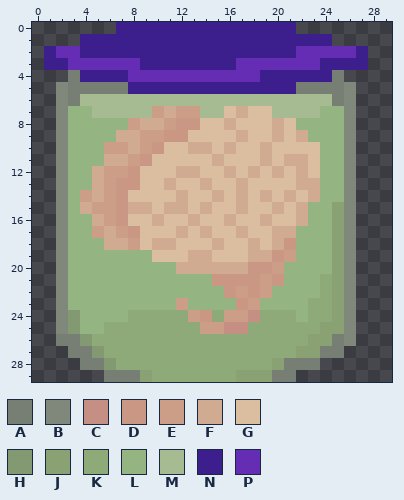
Pixel-art sprite, stored at react_main/src/images/roles/cult/psion-vivid.png. The picture above was drawn from the file before the commit.
The file is 30x30 pixels. Colours within 5 levels of each other are drawn and written as one.
Palette (. is transparent): A #777f74  B #80887c  C #c58f84  D #ca9785  E #cc9e87  F #d1aa92  G #dbbd9f  H #839971  J #8aa173  K #8eaa78  L #94b481  M #a6bb91  N #3c1f8d  P #652db4
After:
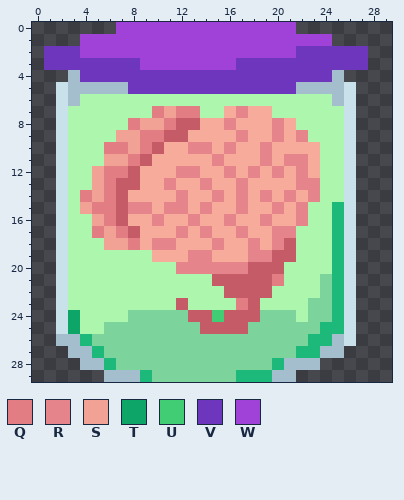
Colours new in this view: Q #e37d84  R #e5848a  S #f1a294  T #0da568  U #41cd74  V #6e35bd  W #a042d8
What changed:
colour A: #777f74 -> #a4becd
colour B: #80887c -> #c9e1eb
colour D: #ca9785 -> #c55b66
colour G: #dbbd9f -> #f7ac9b
colour J: #8aa173 -> #1db97a
colour K: #8eaa78 -> #7dd39c
colour L: #94b481 -> #acf6ad
y 0: x 7..21 NNNNNNNNNNNNNNN -> WWWWWWWWWWWWWWW
y 1: x 4..24 NNNNNNNNNNNNNNNNNNNNN -> WWWWWWWWWWWWWWWWWWWWW
y 2: x 1..27 NPPNNNNNNNNNNNNNNNNNNPPPPPN -> VVVWWWWWWWWWWWWWWWWWWVVVVVV
y 3: x 1..27 NNPPPPPPNNNNNNNNPPPPPPPNNNN -> VVVVVVVVWWWWWWWWVVVVVVVVVVV
y 4: x 4..24 NNNNPPPPPPPPPPPNNNNNN -> VVVVVVVVVVVVVVVVVVVVV
y 5: x 8..21 NNNNNNNNNNNNNN -> VVVVVVVVVVVVVV
y 6: x 4..24 MMMMMMMMMMMMMMMMMMMMM -> LLLLLLLLLLLLLLLLLLLLL
y 7: x 5..15 MMMMMEFEEMM -> LLLLLQSQQLL; x 17 F -> R; x 20..23 MMMM -> LLLL
y 8: x 8..11 EFFE -> QSSQ; x 16 F -> R; x 20 F -> R
y 9: x 7..10 FFEE -> SSQQ; x 17 F -> R; x 20 F -> R; x 22 F -> R
y 10: x 6..9 EEFE -> QQSQ; x 13..14 FF -> RR; x 16 F -> R; x 19 F -> R
y 11: x 6..8 FFE -> SSQ; x 15 F -> R; x 19 F -> R; x 21..22 FF -> RR
y 12: x 5..7 FEE -> SQQ; x 12..13 FF -> RR; x 16 F -> R; x 18 F -> R; x 20 F -> R; x 22 F -> R
y 13: x 5..6 FE -> SQ; x 11 F -> R; x 14 F -> R; x 17 F -> R; x 22..23 FF -> RR
y 14: x 4..6 EFE -> QSQ; x 12 F -> R; x 15 F -> R; x 17 F -> R; x 19 F -> R; x 21 F -> R; x 23 F -> R
y 15: x 4..6 FEE -> SQQ; x 8..9 FF -> RR; x 11..12 FF -> RR; x 14 F -> R; x 17 F -> R; x 20 F -> R; x 22 F -> R
y 16: x 5..6 FE -> SQ; x 10 F -> R; x 13 F -> R; x 16 F -> R; x 19 F -> R; x 22 F -> R
y 17: x 5..7 EFE -> QSQ; x 12 F -> R; x 14 F -> R; x 17 F -> R; x 20..21 FF -> RR
y 18: x 6..8 FFE -> SSQ; x 10..11 FF -> RR; x 15 F -> R; x 18 F -> R; x 20 F -> R
y 19: x 13..14 FF -> RR; x 18..19 FF -> RR; x 21 E -> D
y 20: x 12..17 FFFFFF -> RRRRRR; x 20 E -> D
y 21: x 19..20 ED -> DQ
y 22: x 17 E -> D; x 19 E -> D
y 23: x 12 E -> D; x 17..18 DE -> QD
y 24: x 3 H -> T; x 13 E -> D; x 15..18 KEEC -> UDDD
y 25: x 3 H -> T; x 14..17 EECC -> DDDD
y 26: x 4 H -> J
y 27: x 5 H -> J
y 28: x 6 H -> J
Boxes around the changes in both pictures, in picture pixels (x1, y1, x2, y2):
changed: (44, 22, 368, 382)
